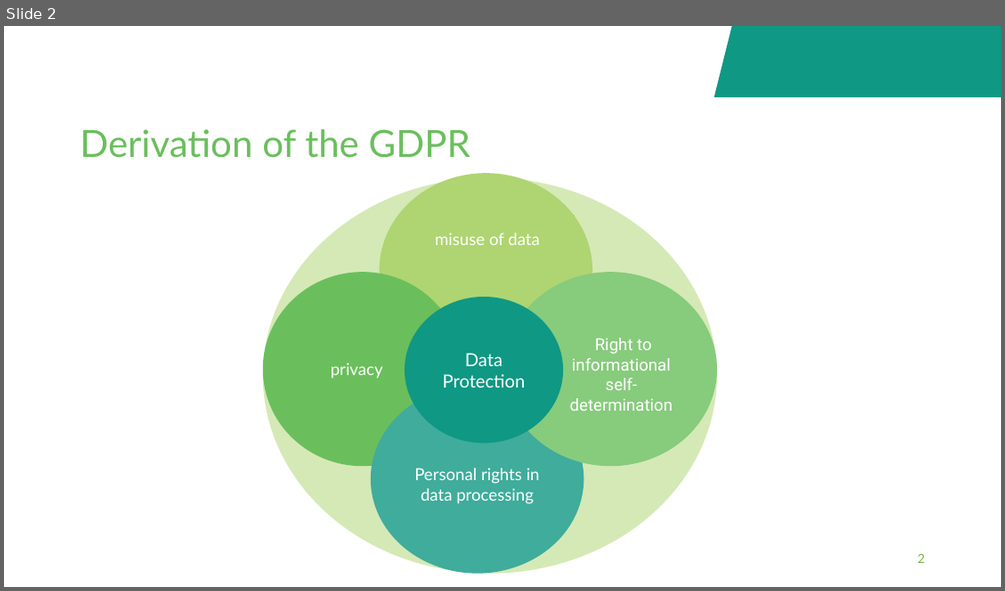
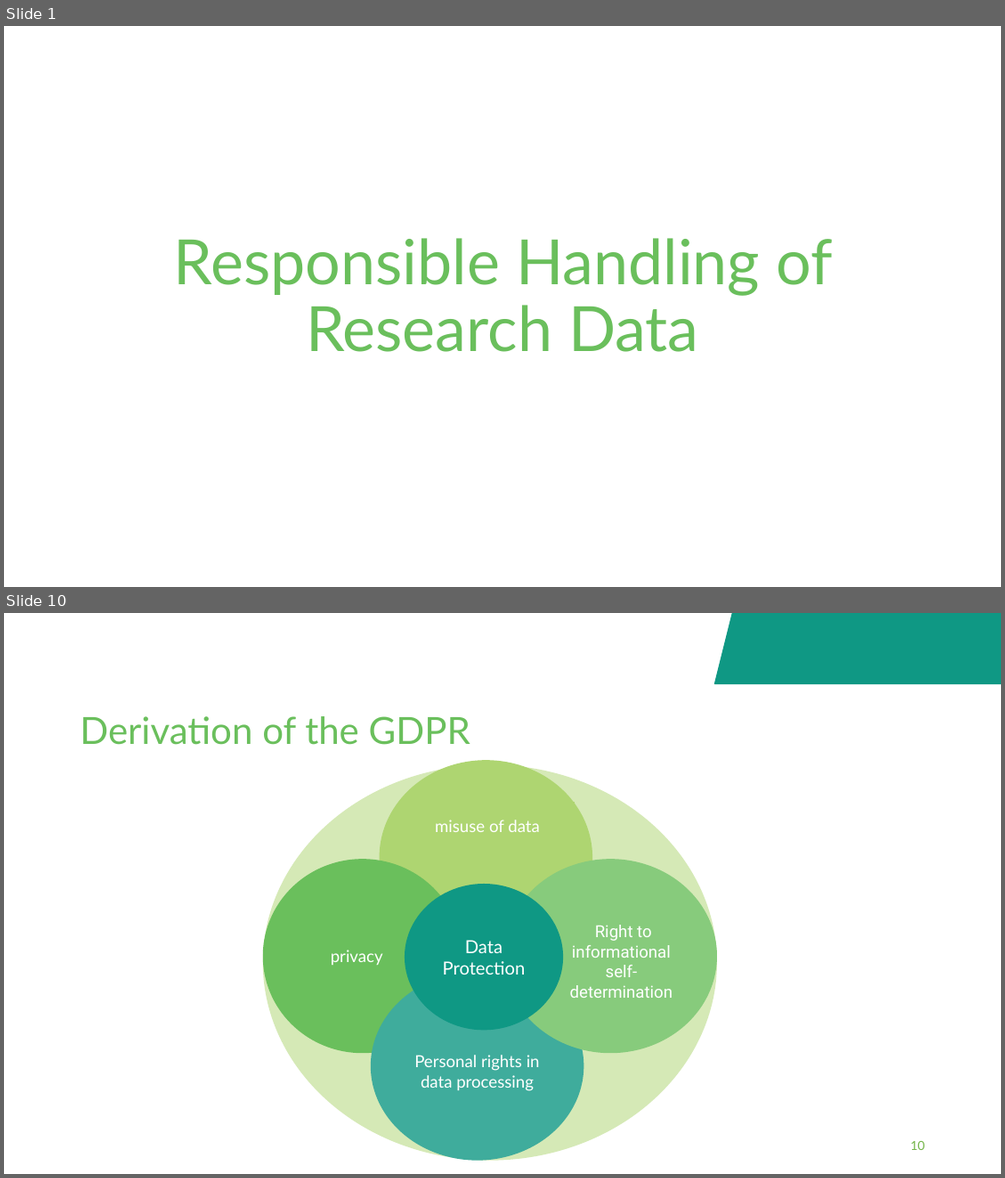
Before and after one commit to fairagro/FAIRagro_Modular-RDM-Training-Material, a slide deck: FAIRagro_Trainings_planned/2026-11_YSM_JKI/20261117-09-Responsible-Handling-20min-Bosse.odp. Shown one above the other, each under a label of ours: slide 2 before the commit, slides 1 and 10 after it; the slides between them are not shown. The pictures are 1005x591 and 1005x1178 pixels, drawn with LibreOffice and Linux fonts; fonts in the diff are those of the drawing; background and template pictures are left out. Boxes give left, top, right and bottom in pixels: in the first picture for what was removed or moved away, otherwise in the second. Text is boxed around its words. In the diff, an @@ line names an element or a change of style, - is before the commit and + after.

```diff
--- a/FAIRagro_Trainings_planned/2026-11_YSM_JKI/20261117-09-Responsible-Handling-20min-Bosse.odp
+++ b/FAIRagro_Trainings_planned/2026-11_YSM_JKI/20261117-09-Responsible-Handling-20min-Bosse.odp
@@ slide 1 added at [4, 26, 1001, 587], background #FFFFFF @@
@@ title added at [174, 238, 832, 352], 45 pt, text #6ABF5C @@
+Responsible Handling of Research Data
@@ what was slide 2 is now slide 10 @@
@@ page number at [910, 1141, 924, 1150]: text changed @@
-2
+10
```
Also in this commit, not shown: 2 slides changed, 8 other slides added, 1 slide removed, 11 other files.
